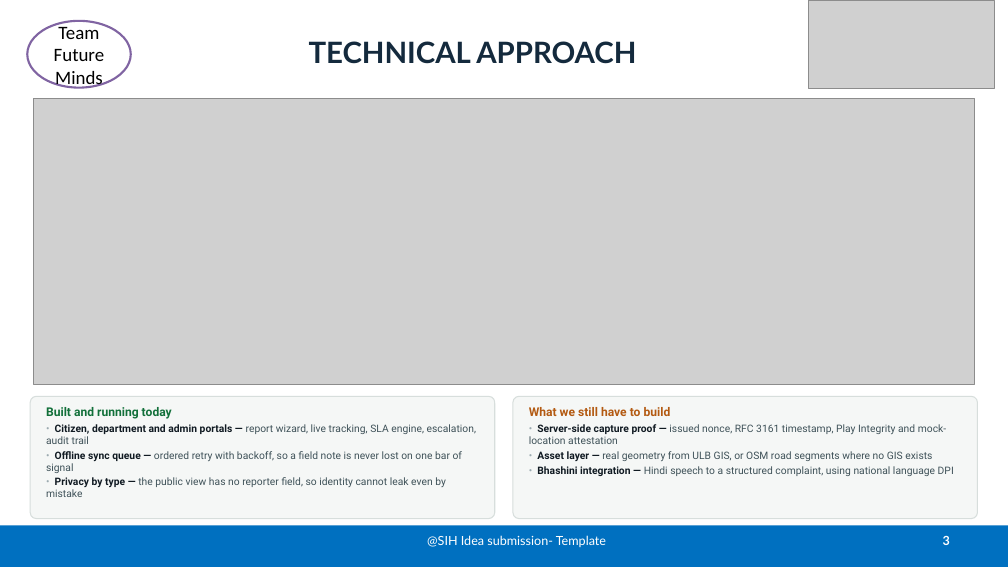
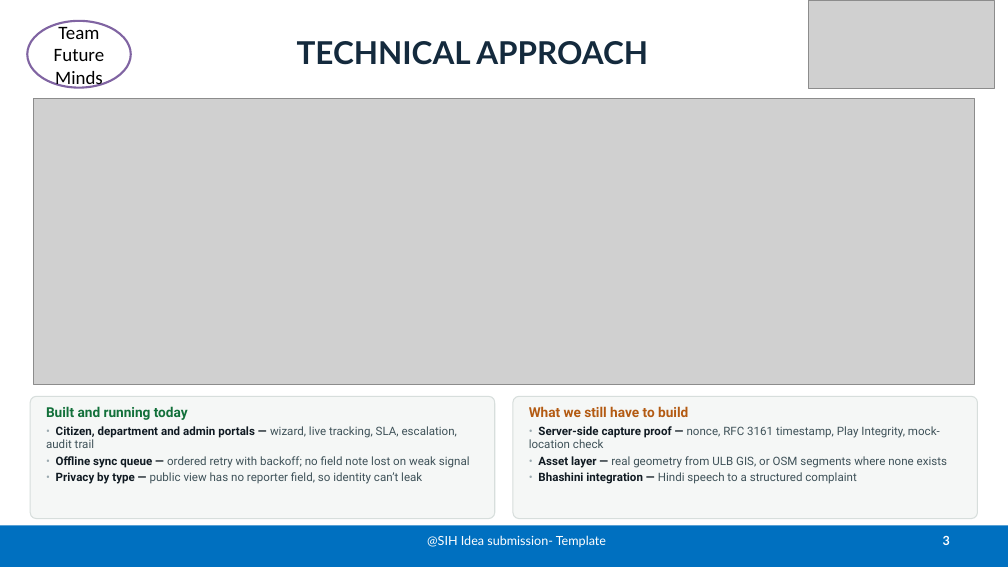
Before and after one commit to devbrat-sharma-17/jan-seva, a slide deck: slide 3 of SIH2026-JAN-SEVA-Future-Minds.pptx. Drawn at 1008x567 pixels with LibreOffice and Linux fonts; fonts in the diff are those of the drawing; grey boxes stand for pictures. Boxes give left, top, right and bottom in pixels: in the first picture for what was removed or moved away, otherwise in the second. Text is boxed around its words. In the diff, an @@ line names an element or a change of style, - is before the commit and + after.

```diff
--- a/SIH2026-JAN-SEVA-Future-Minds.pptx
+++ b/SIH2026-JAN-SEVA-Future-Minds.pptx
@@ title "TECHNICAL APPROACH" at [297, 41, 648, 65]: size 28 to 30 pt @@
@@ text at [46, 406, 188, 420]: size 11.5 to 13 pt in "Built and running today" @@
@@ text at [529, 406, 688, 417]: size 11.5 to 13 pt in "What we still have to build" @@
@@ text at [46, 426, 470, 484]: text changed; size 9.8 to 11 pt @@
-• Citizen, department and admin portals — report wizard, live tracking, SLA engine, escalation, audit trail
-• Offline sync queue — ordered retry with backoff, so a field note is never lost on one bar of signal
-• Privacy by type — the public view has no reporter field, so identity cannot leak even by mistake
+• Citizen, department and admin portals — wizard, live tracking, SLA, escalation, audit trail
+• Offline sync queue — ordered retry with backoff; no field note lost on weak signal
+• Privacy by type — public view has no reporter field, so identity can’t leak
@@ text at [529, 426, 947, 484]: text changed; size 9.8 to 11 pt @@
-• Server-side capture proof — issued nonce, RFC 3161 timestamp, Play Integrity and mock-location attestation
-• Asset layer — real geometry from ULB GIS, or OSM road segments where no GIS exists
-• Bhashini integration — Hindi speech to a structured complaint, using national language DPI
+• Server-side capture proof — nonce, RFC 3161 timestamp, Play Integrity, mock-location check
+• Asset layer — real geometry from ULB GIS, or OSM segments where none exists
+• Bhashini integration — Hindi speech to a structured complaint
```
Also in this commit, not shown: 5 other slides changed, 5 other files.
